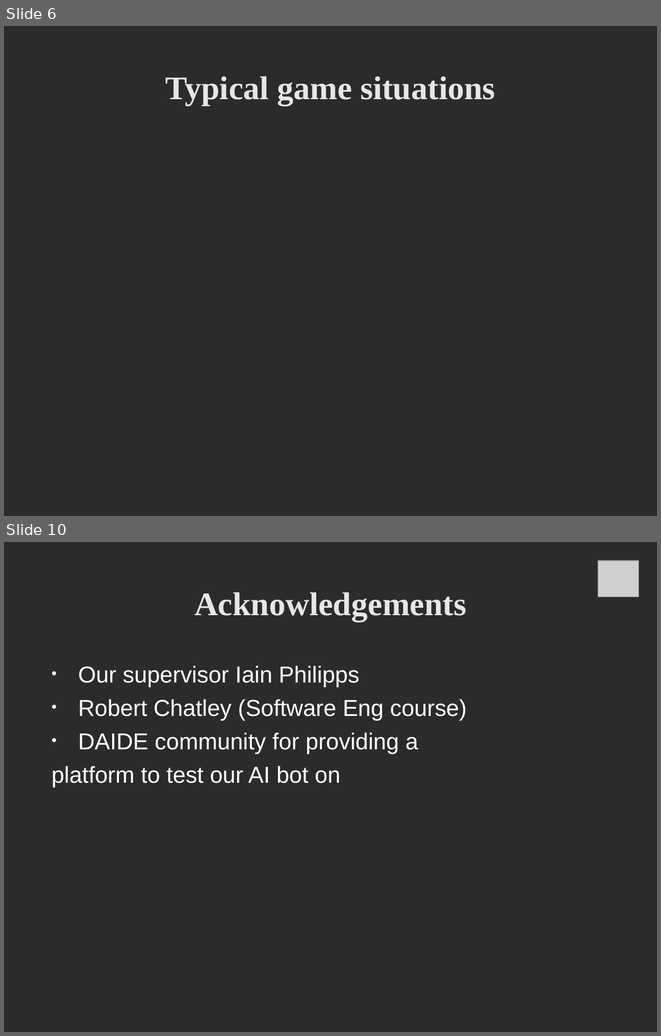
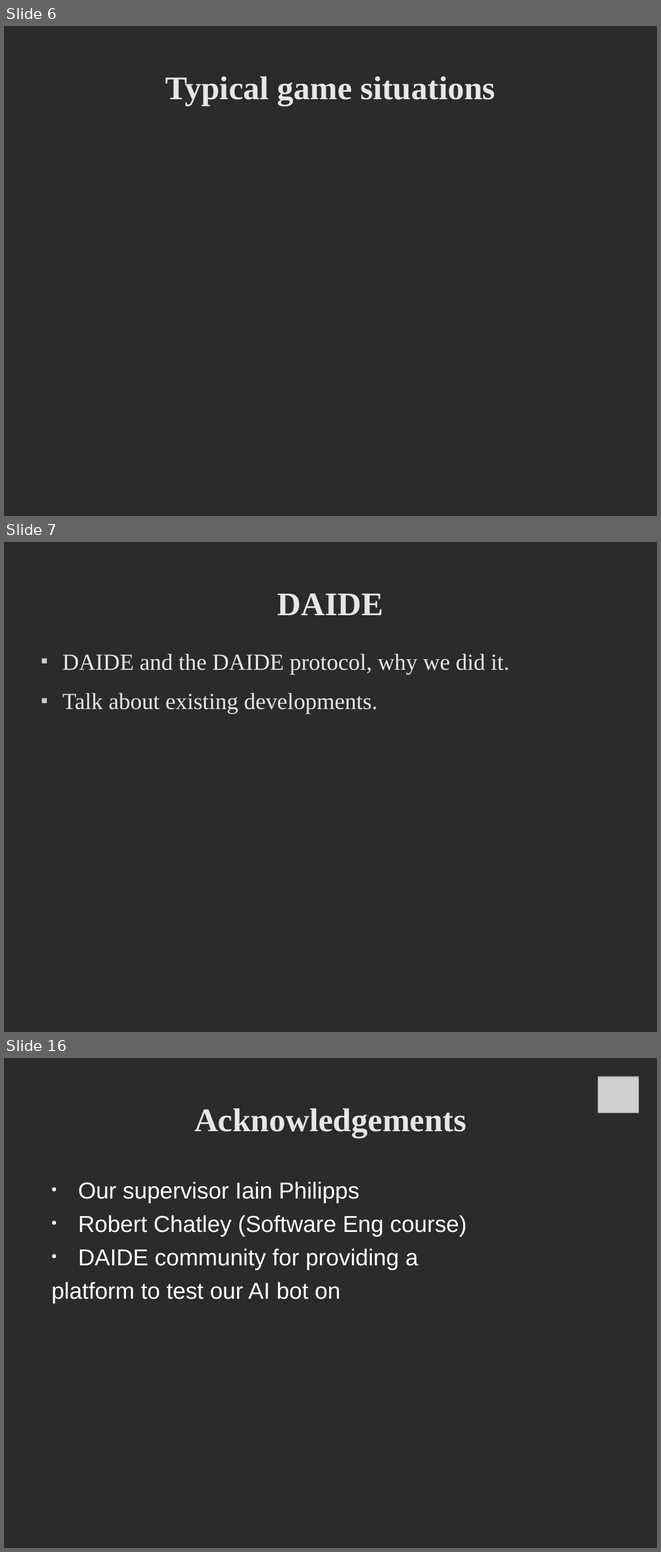
Before and after one commit to deltaluca/flappy, a slide deck: Presentation/ProjectDemonstration.odp. Shown one above the other, each under a label of ours: slides 6 and 10 before the commit, slides 6, 7 and 16 after it; the slides between them are not shown. The pictures are 661x1036 and 661x1552 pixels, drawn with LibreOffice and Linux fonts; fonts in the diff are those of the drawing; grey boxes stand for pictures; background and template pictures are left out; a plain dark background stands for a picture behind light text. Boxes give left, top, right and bottom in pixels: in the first picture for what was removed or moved away, otherwise in the second. Text is boxed around its words. In the diff, an @@ line names an element or a change of style, - is before the commit and + after.

```diff
--- a/Presentation/ProjectDemonstration.odp
+++ b/Presentation/ProjectDemonstration.odp
@@ slide 7 added at [4,542,657,1032], background picture (left out) @@
@@ title added at [277,593,383,615], 40 pt, text #E6E6E6, bold @@
+DAIDE
@@ text added at [62,654,510,714], 28 pt, text #E6E6E6 @@
+■ DAIDE and the DAIDE protocol, why we did it.
+■ Talk about existing developments.
@@ what was slide 10 is now slide 16 @@
```
Also in this commit, not shown: 3 slides changed, 9 other slides added, 4 slides removed.
